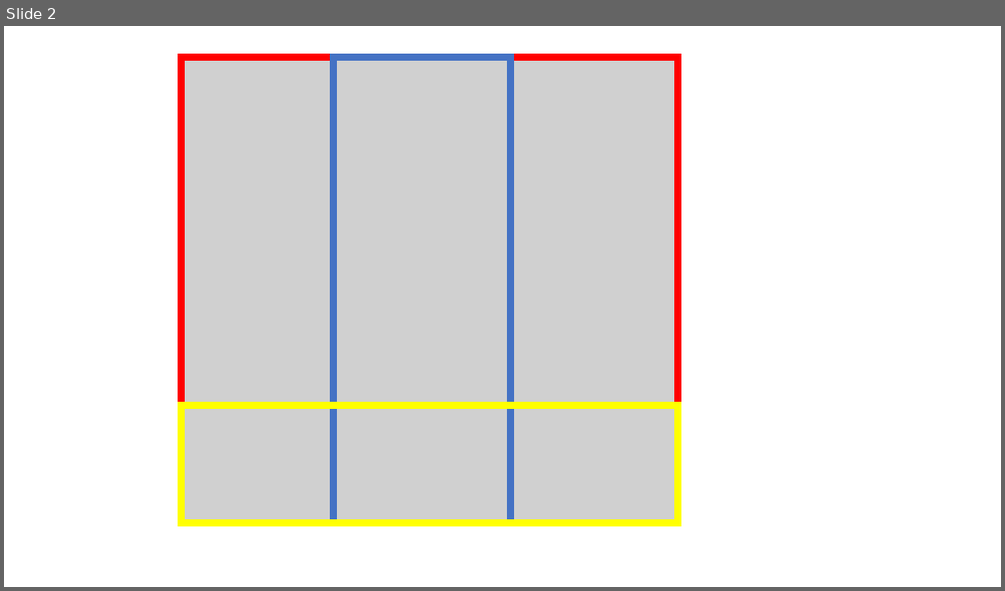
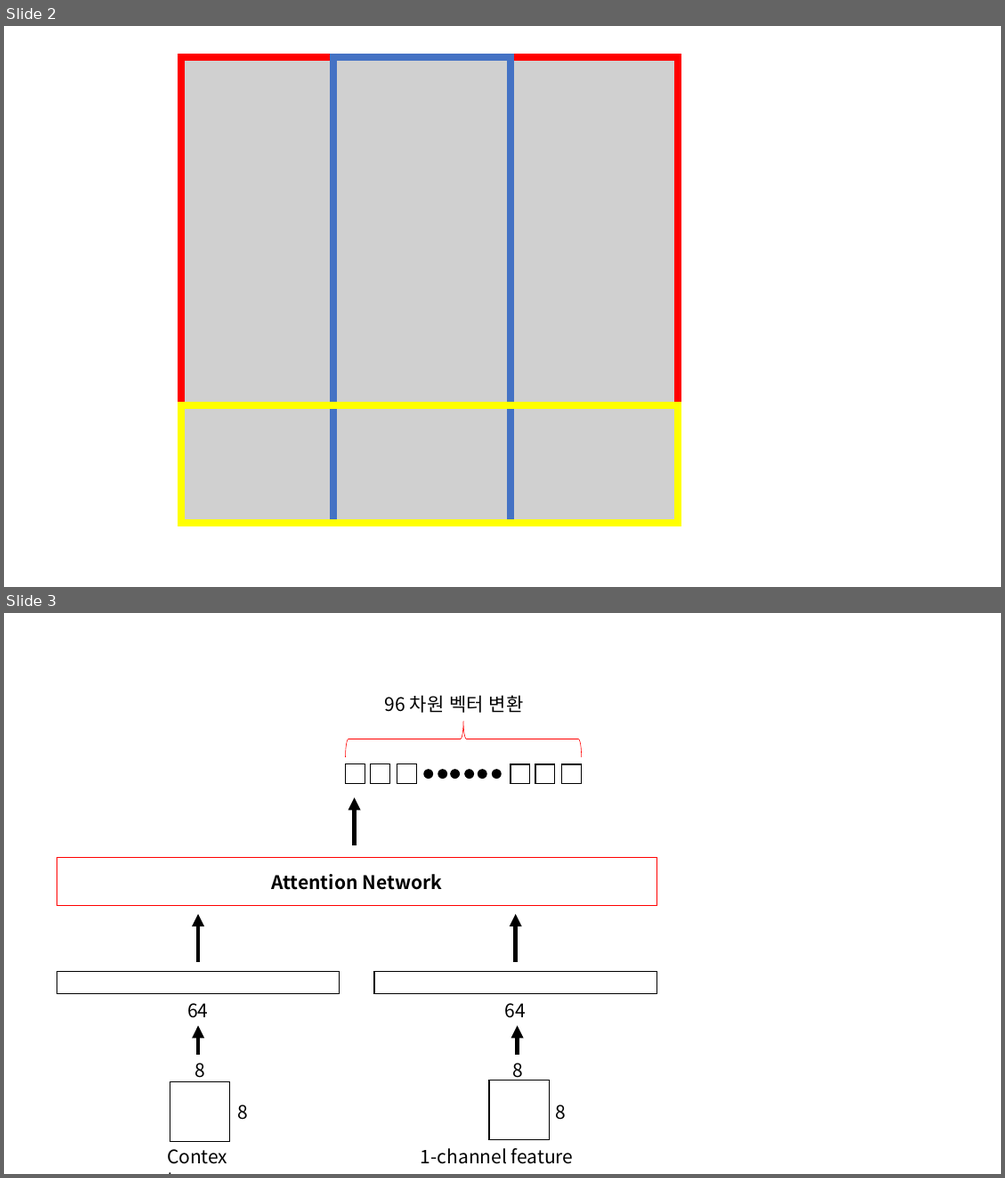
Before and after one commit to darkgs/RL_Proposal, a slide deck: Report/FIG/figures.pptx. Shown one above the other, each under a label of ours: slide 2 before the commit, slides 2 and 3 after it. The pictures are 1005x591 and 1005x1178 pixels, drawn with LibreOffice and Linux fonts; fonts in the diff are those of the drawing; grey boxes stand for pictures. Boxes give left, top, right and bottom in pixels: in the first picture for what was removed or moved away, otherwise in the second. Text is boxed around its words. In the diff, an @@ line names an element or a change of style, - is before the commit and + after.

Commit message:
add figure

```diff
--- a/Report/FIG/figures.pptx
+++ b/Report/FIG/figures.pptx
@@ slide 3 added at bbox=[4, 613, 1001, 1174], background #FFFFFF @@
@@ text added at bbox=[385, 695, 524, 713], 18 pt, text #000000 @@
+96 차원 벡터 변환
@@ right brace added at bbox=[345, 722, 582, 757], outline #FF0000 0.5 pt @@
@@ rectangle added at bbox=[346, 764, 365, 784], outline #000000 1 pt @@
@@ rectangle added at bbox=[371, 764, 390, 784], outline #000000 1 pt @@
@@ rectangle added at bbox=[396, 764, 416, 784], outline #000000 1 pt @@
@@ ellipse added at bbox=[423, 770, 433, 779], fill #000000 @@
@@ ellipse added at bbox=[437, 770, 447, 779], fill #000000 @@
@@ ellipse added at bbox=[451, 770, 461, 779], fill #000000 @@
@@ ellipse added at bbox=[465, 770, 474, 779], fill #000000 @@
@@ ellipse added at bbox=[477, 770, 487, 779], fill #000000 @@
@@ ellipse added at bbox=[492, 770, 502, 779], fill #000000 @@
@@ rectangle added at bbox=[510, 764, 530, 784], outline #000000 1 pt @@
@@ rectangle added at bbox=[535, 764, 555, 784], outline #000000 1 pt @@
@@ rectangle added at bbox=[562, 764, 582, 784], outline #000000 1 pt @@
@@ arrow added from (355, 845) to (355, 798), #000000 4 pt @@
@@ rectangle added at bbox=[57, 858, 657, 906], outline #FF0000 1 pt, 18 pt, text #000000, bold @@
+Attention Network
@@ arrow added from (198, 962) to (198, 914), #000000 4 pt @@
@@ arrow added from (516, 962) to (516, 914), #000000 4 pt @@
@@ rectangle added at bbox=[57, 972, 340, 995], outline #000000 1 pt @@
@@ rectangle added at bbox=[374, 972, 657, 995], outline #000000 1 pt @@
@@ text added at bbox=[187, 1003, 208, 1018], 18 pt, text #000000 @@
+64
@@ text added at bbox=[505, 1003, 526, 1018], 18 pt, text #000000 @@
+64
@@ arrow added from (198, 1055) to (198, 1026), #000000 4 pt @@
@@ arrow added from (517, 1055) to (517, 1026), #000000 4 pt @@
@@ text added at bbox=[194, 1062, 205, 1082], 18 pt, text #000000 @@
+8
@@ text added at bbox=[513, 1062, 524, 1080], 18 pt, text #000000 @@
+8
@@ rectangle added at bbox=[170, 1082, 230, 1142], outline #000000 1 pt @@
@@ rectangle added at bbox=[489, 1079, 550, 1140], outline #000000 1 pt @@
@@ text added at bbox=[237, 1104, 248, 1119], 18 pt, text #000000 @@
+8
@@ text added at bbox=[556, 1104, 566, 1119], 18 pt, text #000000 @@
+8
@@ text added at bbox=[160, 1142, 241, 1172], 18 pt, text #000000 @@
+Context
@@ text added at bbox=[421, 1148, 574, 1164], 18 pt, text #000000 @@
+1-channel feature map
```
